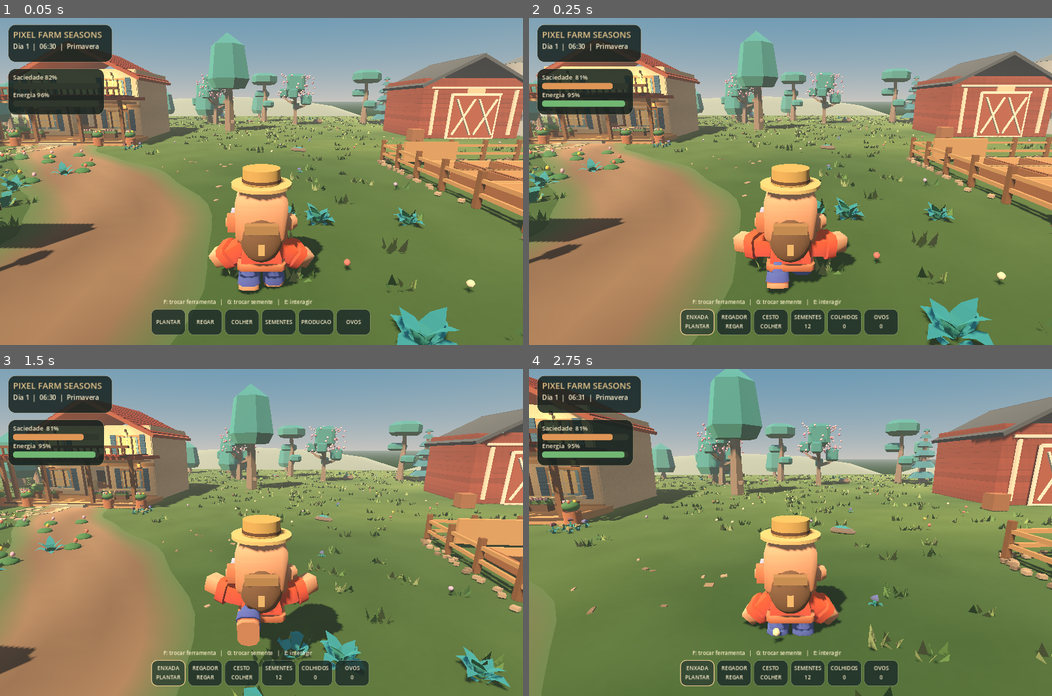
Above: before the commit, frames 1-4 (two rows, left to right).
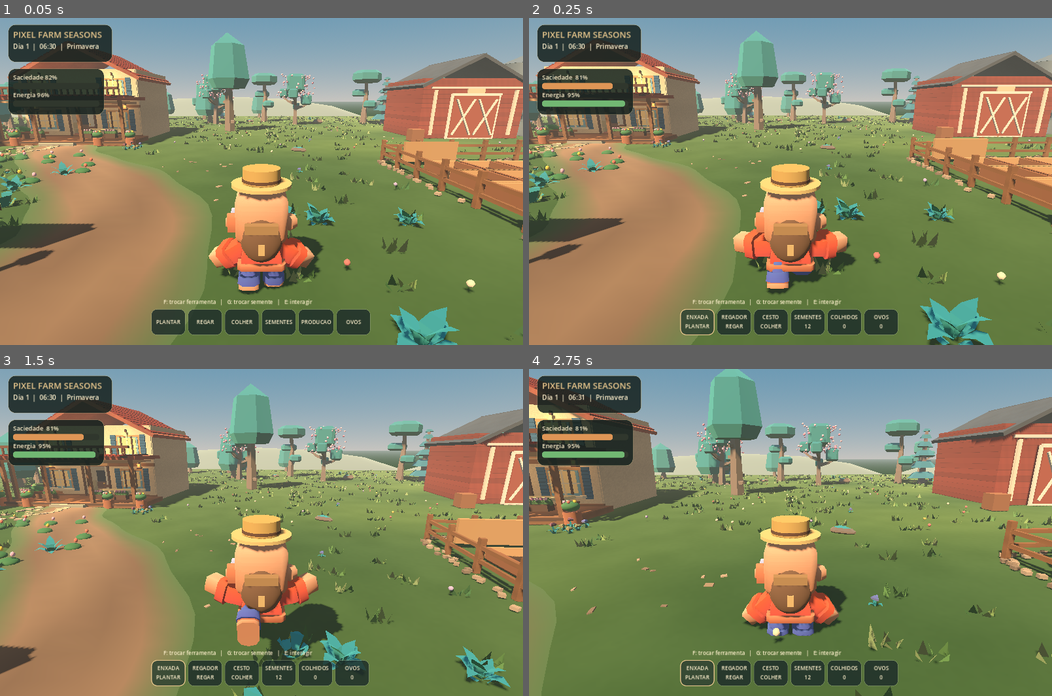
Above: after the commit, the same moments.

Repository: juniordev830/pixel-farm-seasons
Game: Godot game, scene res://scenes/farm_world.tscn
The game is run twice, just before and just after one commit, with the same random seed, the same clock (stepped at 60 frames per second) and the same inputs.
Inputs (mouse positions are in pixels of both pictures, inside the frame that each line leads up to):
- Up to frame 1 (0.05 s): no input
- Up to frame 2 (0.25 s): no input
- Up to frame 3 (1.5 s): tap Enter (ui_accept) at 0.5 s; move the mouse to (287, 532) at 0.52 s; hold Ctrl (crouch) 0.53-1.28 s; hold W (move_forward) from 0.53 s (still down); tap Space (jump) at 0.77 s; move the mouse to (235, 532) at 1.27 s; tap Shift (sprint) at 1.35 s
- Up to frame 4 (2.75 s): keep holding W (move_forward); tap Space (jump) at 1.52 s; move the mouse to (800, 525) at 2.02 s; tap V (toggle_camera) at 2.1 s

The runs differ from the first frame. In frame 1, 1.4% of the frame differs, in the area x 0-100%, y 13-61%; in frame 2, 1.3%; in frame 3, 1.0%; in frame 4, 0.7%.

Commit message:
feat(graphics): integrate realism materials and CI coverage

Diff:
--- a/godot/scenes/farm_world.tscn
+++ b/godot/scenes/farm_world.tscn
@@ -12,6 +12,7 @@
 [ext_resource type="Script" path="res://scripts/cozy_reference_art.gd" id="10_cozy_reference"]
 [ext_resource type="Script" path="res://scripts/asset_quality_pass.gd" id="11_assets"]
 [ext_resource type="Script" path="res://scripts/premium_art_pass.gd" id="12_premium"]
+[ext_resource type="Script" path="res://scripts/realistic_material_pass.gd" id="13_realism"]
 
 [sub_resource type="CapsuleShape3D" id="CapsuleShape3D_1"]
 radius = 0.37
@@ -109,6 +110,9 @@
 [node name="PremiumArtPass" type="Node3D" parent="."]
 script = ExtResource("12_premium")
 
+[node name="RealisticMaterialPass" type="Node3D" parent="."]
+script = ExtResource("13_realism")
+
 [node name="PauseMenu" type="CanvasLayer" parent="."]
 layer = 20
 script = ExtResource("8_pause_menu")
Not shown: 1 places in godot/scenes/farm_world.tscn that only renumber resources
